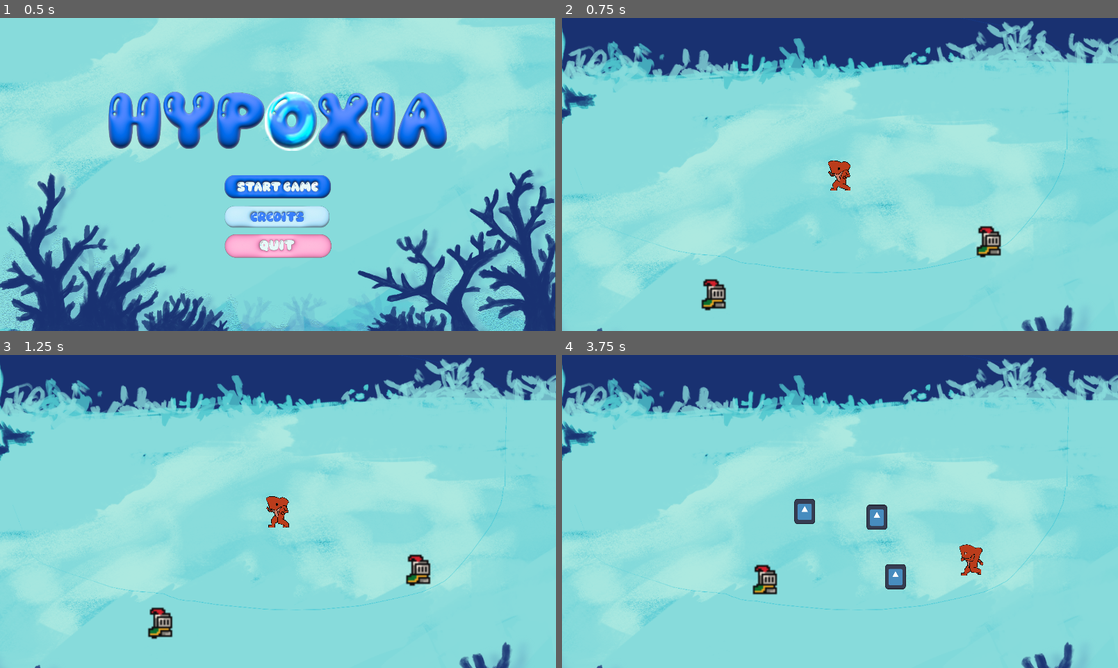
Above: before the commit, frames 1-4 (two rows, left to right).
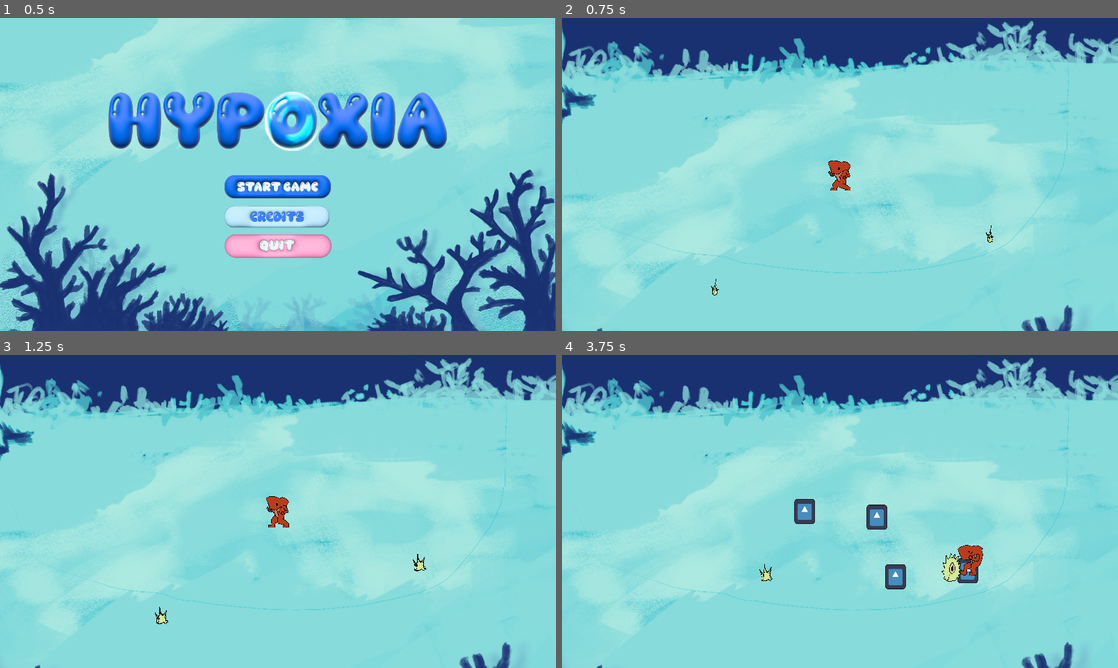
Above: after the commit, the same moments.

Repository: Tonevanda/hypoxia
Game: Godot game, scene res://scenes/titlescreen.tscn
The game is run twice, just before and just after one commit, with the same random seed, the same clock (stepped at 60 frames per second) and the same inputs. The engine's default icon, where the game draws it, is replaced by a stand-in: a white triangle on a blue panel in a dark square.
Inputs (mouse positions are in pixels of both pictures, inside the frame that each line leads up to):
- Up to frame 1 (0.5 s): no input
- Up to frame 2 (0.75 s): click (840, 187) at 0.5 s
- Up to frame 3 (1.25 s): no input
- Up to frame 4 (3.75 s): hold Right (ui_right) 1.28-2.03 s; tap Space (attack) every 0.75 s from 1.35 to 3.6 s; hold Down (ui_down) 2.03-2.78 s; hold Right (ui_right) 2.78-3.53 s; hold Up (ui_up) from 3.53 s (still down)

Frame 1 is identical in both runs. In frame 2, 0.7% of the frame differs, in the area x 25-79%, y 66-94%; in frame 3, 0.7%; in frame 4, 0.9%, in the area x 34-76%, y 60-77%.

Commit message:
pufferfish animation

Diff:
--- a/scenes/pufferfish.tscn
+++ b/scenes/pufferfish.tscn
@@ -1,139 +1,54 @@
-[gd_scene load_steps=23 format=3 uid="uid://ikh5logcun4l"]
+[gd_scene load_steps=10 format=3 uid="uid://ikh5logcun4l"]
 
-[ext_resource type="Texture2D" uid="uid://dfhshxpdcivnm" path="res://brackeys_platformer_assets/sprites/knight.png" id="1_ionfj"]
 [ext_resource type="Script" path="res://scripts/towardsPlayerMovement.gd" id="1_w7mcu"]
+[ext_resource type="Texture2D" uid="uid://dcu7bgs2pht3h" path="res://assets/puffer_fish_attack.png" id="2_4hvw2"]
+[ext_resource type="Texture2D" uid="uid://b3s3lsj8hbvp1" path="res://assets/pufferfish_walk.png" id="2_mo04e"]
 [ext_resource type="PackedScene" uid="uid://bvgsptgg612im" path="res://scenes/collision_with_non_mob.tscn" id="3_hwy4j"]
 [ext_resource type="Script" path="res://scripts/collision.gd" id="4_eeapd"]
 
-[sub_resource type="AtlasTexture" id="AtlasTexture_harga"]
-atlas = ExtResource("1_ionfj")
-region = Rect2(0, 64, 32, 32)
+[sub_resource type="AtlasTexture" id="AtlasTexture_e3dn1"]
+atlas = ExtResource("2_mo04e")
+region = Rect2(1650, 1100, 1650, 550)
 
-[sub_resource type="AtlasTexture" id="AtlasTexture_8e5o1"]
-atlas = ExtResource("1_ionfj")
-region = Rect2(32, 64, 32, 32)
-
-[sub_resource type="AtlasTexture" id="AtlasTexture_l0qar"]
-atlas = ExtResource("1_ionfj")
-region = Rect2(64, 64, 32, 32)
-
-[sub_resource type="AtlasTexture" id="AtlasTexture_tl6k7"]
-atlas = ExtResource("1_ionfj")
-region = Rect2(96, 64, 32, 32)
-
-[sub_resource type="AtlasTexture" id="AtlasTexture_1m24t"]
-atlas = ExtResource("1_ionfj")
-region = Rect2(128, 64, 32, 32)
-
-[sub_resource type="AtlasTexture" id="AtlasTexture_l55a1"]
-atlas = ExtResource("1_ionfj")
-region = Rect2(160, 64, 32, 32)
-
-[sub_resource type="AtlasTexture" id="AtlasTexture_m4572"]
-atlas = ExtResource("1_ionfj")
-region = Rect2(192, 64, 32, 32)
-
-[sub_resource type="AtlasTexture" id="AtlasTexture_i0whv"]
-atlas = ExtResource("1_ionfj")
-region = Rect2(224, 64, 32, 32)
-
-[sub_resource type="AtlasTexture" id="AtlasTexture_c3uv2"]
-atlas = ExtResource("1_ionfj")
-region = Rect2(0, 96, 32, 32)
-
-[sub_resource type="AtlasTexture" id="AtlasTexture_qm6oh"]
-atlas = ExtResource("1_ionfj")
-region = Rect2(32, 96, 32, 32)
-
-[sub_resource type="AtlasTexture" id="AtlasTexture_oyc76"]
-atlas = ExtResource("1_ionfj")
-region = Rect2(64, 96, 32, 32)
-
-[sub_resource type="AtlasTexture" id="AtlasTexture_x48j0"]
-atlas = ExtResource("1_ionfj")
-region = Rect2(96, 96, 32, 32)
-
-[sub_resource type="AtlasTexture" id="AtlasTexture_c2wft"]
-atlas = ExtResource("1_ionfj")
-region = Rect2(128, 96, 32, 32)
-
-[sub_resource type="AtlasTexture" id="AtlasTexture_mtdal"]
-atlas = ExtResource("1_ionfj")
-region = Rect2(160, 96, 32, 32)
-
-[sub_resource type="AtlasTexture" id="AtlasTexture_7whkl"]
-atlas = ExtResource("1_ionfj")
-region = Rect2(192, 96, 32, 32)
-
-[sub_resource type="AtlasTexture" id="AtlasTexture_1hqqy"]
-atlas = ExtResource("1_ionfj")
-region = Rect2(224, 96, 32, 32)
+[sub_resource type="AtlasTexture" id="AtlasTexture_8rn40"]
+atlas = ExtResource("2_mo04e")
+region = Rect2(0, 1100, 1650, 550)
 
 [sub_resource type="SpriteFrames" id="SpriteFrames_xybso"]
 animations = [{
 "frames": [{
 "duration": 1.0,
-"texture": SubResource("AtlasTexture_harga")
+"texture": ExtResource("2_4hvw2")
+}],
+"loop": true,
+"name": &"attack",
+"speed": 5.0
+}, {
+"frames": [{
+"duration": 1.0,
+"texture": SubResource("AtlasTexture_e3dn1")
 }, {
 "duration": 1.0,
-"texture": SubResource("AtlasTexture_8e5o1")
-}, {
-"duration": 1.0,
-"texture": SubResource("AtlasTexture_l0qar")
-}, {
-"duration": 1.0,
-"texture": SubResource("AtlasTexture_tl6k7")
-}, {
-"duration": 1.0,
-"texture": SubResource("AtlasTexture_1m24t")
-}, {
-"duration": 1.0,
-"texture": SubResource("AtlasTexture_l55a1")
-}, {
-"duration": 1.0,
-"texture": SubResource("AtlasTexture_m4572")
-}, {
-"duration": 1.0,
-"texture": SubResource("AtlasTexture_i0whv")
-}, {
-"duration": 1.0,
-"texture": SubResource("AtlasTexture_c3uv2")
-}, {
-"duration": 1.0,
-"texture": SubResource("AtlasTexture_qm6oh")
-}, {
-"duration": 1.0,
-"texture": SubResource("AtlasTexture_oyc76")
-}, {
-"duration": 1.0,
-"texture": SubResource("AtlasTexture_x48j0")
-}, {
-"duration": 1.0,
-"texture": SubResource("AtlasTexture_c2wft")
-}, {
-"duration": 1.0,
-"texture": SubResource("AtlasTexture_mtdal")
-}, {
-"duration": 1.0,
-"texture": SubResource("AtlasTexture_7whkl")
-}, {
-"duration": 1.0,
-"texture": SubResource("AtlasTexture_1hqqy")
+"texture": SubResource("AtlasTexture_8rn40")
 }],
 "loop": true,
-"name": &"default",
-"speed": 8.0
+"name": &"walk",
+"speed": 2.4
 }]
 
 [sub_resource type="RectangleShape2D" id="RectangleShape2D_c5u3j"]
-size = Vector2(556.576, 5.98483)
+size = Vector2(21533.2, 1483.62)
 
 [node name="Pufferfish" type="Node2D"]
+scale = Vector2(0.0109005, 0.00717271)
 script = ExtResource("1_w7mcu")
 
 [node name="AnimatedSprite2D" type="AnimatedSprite2D" parent="."]
+position = Vector2(13.0827, -283.824)
+scale = Vector2(1.05811, 2.78498)
 sprite_frames = SubResource("SpriteFrames_xybso")
-autoplay = "default"
+animation = &"attack"
+autoplay = "walk"
 
 [node name="Collision" parent="." instance=ExtResource("3_hwy4j")]
 collision_layer = 2
@@ -141,6 +56,6 @@
 script = ExtResource("4_eeapd")
 
 [node name="CollisionShape2D" type="CollisionShape2D" parent="Collision"]
-position = Vector2(1, 3.5)
-scale = Vector2(0.017967, -1.83798)
+position = Vector2(-1.09361e-05, 890.758)
+scale = Vector2(0.0340826, -1.4304)
 shape = SubResource("RectangleShape2D_c5u3j")
--- a/scripts/movement.gd
+++ b/scripts/movement.gd
@@ -67,6 +67,7 @@
 	for entity in collidingEntities:
 		if entity.name.begins_with("Pufferfish"):
 			animation_state = "hurt"
+			entity.animation_state = "attack"
 
 func _input(event: InputEvent) -> void:
 	if Input.is_action_just_pressed("attack"):
--- a/scripts/towardsPlayerMovement.gd
+++ b/scripts/towardsPlayerMovement.gd
@@ -3,10 +3,13 @@
 
 
 @onready var player = get_node("/root/Game/Player/Whale")
+@onready var animated_sprite = $AnimatedSprite2D
 var collidingEntities = []
 const SPEED = 10.0
+var animation_state = "walk"
+var attack_time = 0.0
 
-func handleCollisions(delta: float):
+func handleCollisions():
 	for entity in collidingEntities:
 		print(entity.name)
 		if entity.name.begins_with("Projectile"):
@@ -15,10 +18,21 @@
 				get_parent().generateEndRoom()
 			queue_free()
 
+func move(delta: float):
+	if animation_state != "attack":
+		position.x = move_toward(position.x, player.position.x, SPEED*delta)
+		position.y = move_toward(position.y, player.position.y, SPEED*delta)
+
+func animate(delta: float):
+	animated_sprite.play(animation_state)
+	if animation_state == "attack":
+		attack_time += delta
+		if attack_time >= 0.3:
+			animation_state = "walk"
+			attack_time = 0
+
 # Called every frame. 'delta' is the elapsed time since the previous frame.
 func _process(delta: float) -> void:
-	if !collidingEntities.is_empty():
-		handleCollisions(delta)
-	else:
-		position.x = move_toward(position.x, player.position.x, SPEED*delta)
-		position.y = move_toward(position.y, player.position.y, SPEED*delta)
+	handleCollisions()
+	move(delta)
+	animate(delta)
Binary file added: assets/puffer_fish_attack.png
Not shown, added: assets/puffer_fish_attack.png.import
Binary file added: assets/pufferfish_walk.png
Not shown, added: assets/pufferfish_walk.png.import
Binary file added: scripts/puffer_fish_attack.png
Not shown, added: scripts/puffer_fish_attack.png.import
Binary file added: scripts/pufferfish_walk.png
Not shown, added: scripts/pufferfish_walk.png.import
